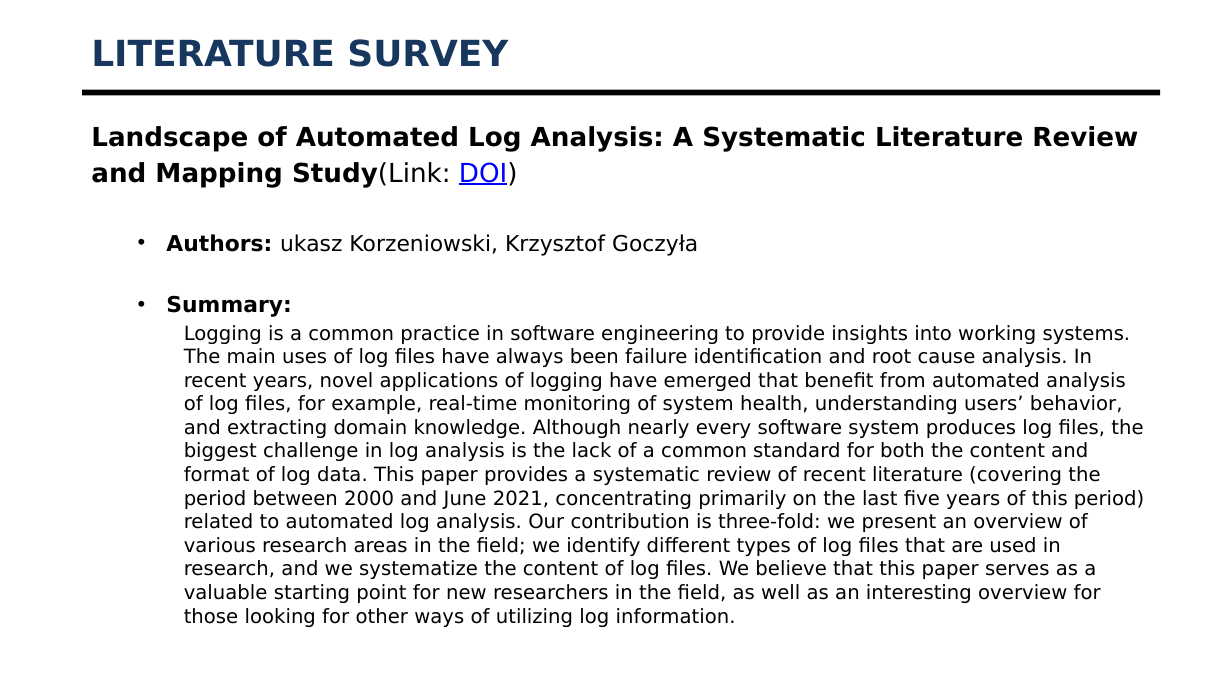
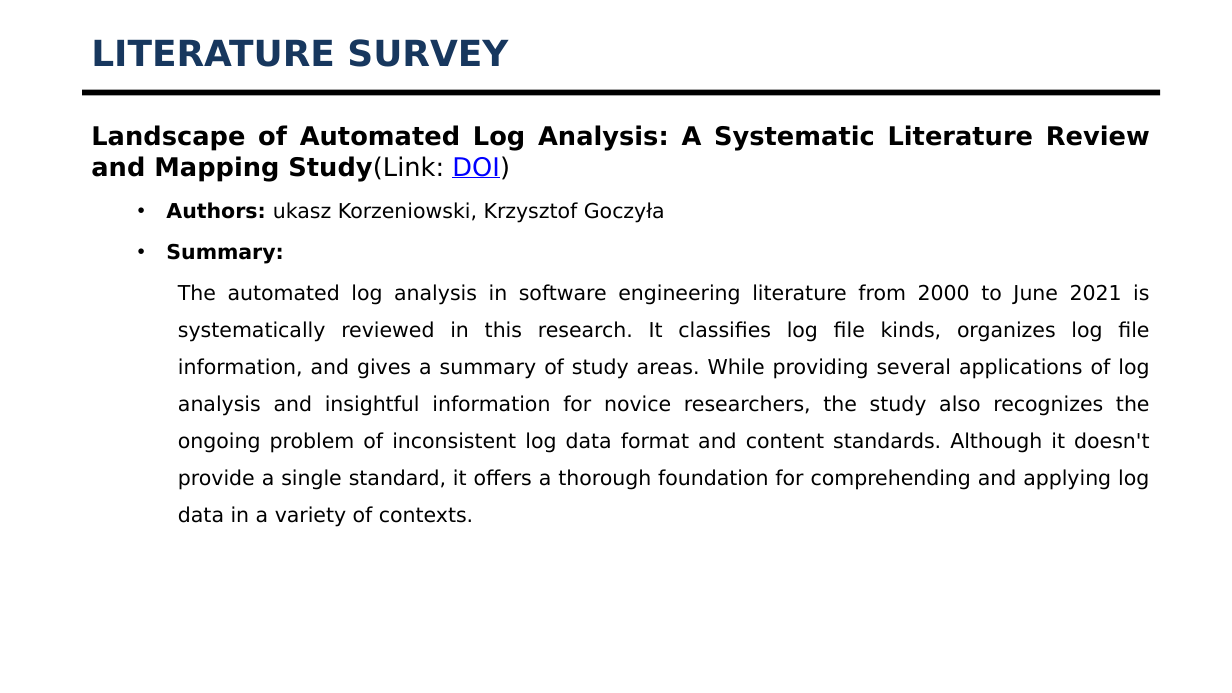
Before and after one commit to KiranspaceLDR/AI-Server-Log-Mangement-Software, a slide deck: slide 5 of Documentation/20201CEI0161_Final_Presentation.pptx. Drawn at 1232x693 pixels with LibreOffice and Linux fonts; fonts in the diff are those of the drawing; background and template pictures are left out. Boxes give left, top, right and bottom in pixels: in the first picture for what was removed or moved away, otherwise in the second. Text is boxed around its words. In the diff, an @@ line names an element or a change of style, - is before the commit and + after.

```diff
--- a/Documentation/20201CEI0161_Final_Presentation.pptx
+++ b/Documentation/20201CEI0161_Final_Presentation.pptx
@@ text at <box>91,125,1150,182</box>: text changed; size 20.4 to 20 pt @@
-Landscape of Automated Log Analysis: A Systematic Literature Review
-and Mapping Study(Link: DOI)
+Landscape of Automated Log Analysis: A Systematic Literature Review and Mapping Study(Link: DOI)
@@ text at <box>166,202,665,264</box>: size 17 to 16 pt in "Authors: ukasz Korzeniowski, Krzysztof Goczyła", "Summary:"; alignment left to justified; line spacing 1 to 1.5 @@
@@ text at <box>178,284,1150,527</box>: text changed; size 15.3 to 16 pt @@
-    Logging is a common practice in software engineering to provide insights into working systems. The main uses of log files have always been failure identification and root cause analysis. In recent years, novel applications of logging have emerged that benefit from automated analysis of log files, for example, real-time monitoring of system health, understanding users’ behavior, and extracting domain knowledge. Although nearly every software system produces log files, the biggest challenge in log analysis is the lack of a common standard for both the content and format of log data. This paper provides a systematic review of recent literature (covering the period between 2000 and June 2021, concentrating primarily on the last five years of this period) related to automated log analysis. Our contribution is three-fold: we present an overview of various research areas in the field; we identify different types of log files that are used in research, and we systematize the content of log files. We believe that this paper serves as a valuable starting point for new researchers in the field, as well as an interesting overview for those looking for other ways of utilizing log information.
+    The automated log analysis in software engineering literature from 2000 to June 2021 is systematically reviewed in this research. It classifies log file kinds, organizes log file information, and gives a summary of study areas. While providing several applications of log analysis and insightful information for novice researchers, the study also recognizes the ongoing problem of inconsistent log data format and content standards. Although it doesn't provide a single standard, it offers a thorough foundation for comprehending and applying log data in a variety of contexts.
```
Also in this commit, not shown: 21 other slides changed, 4 slides removed, 4 other files.
